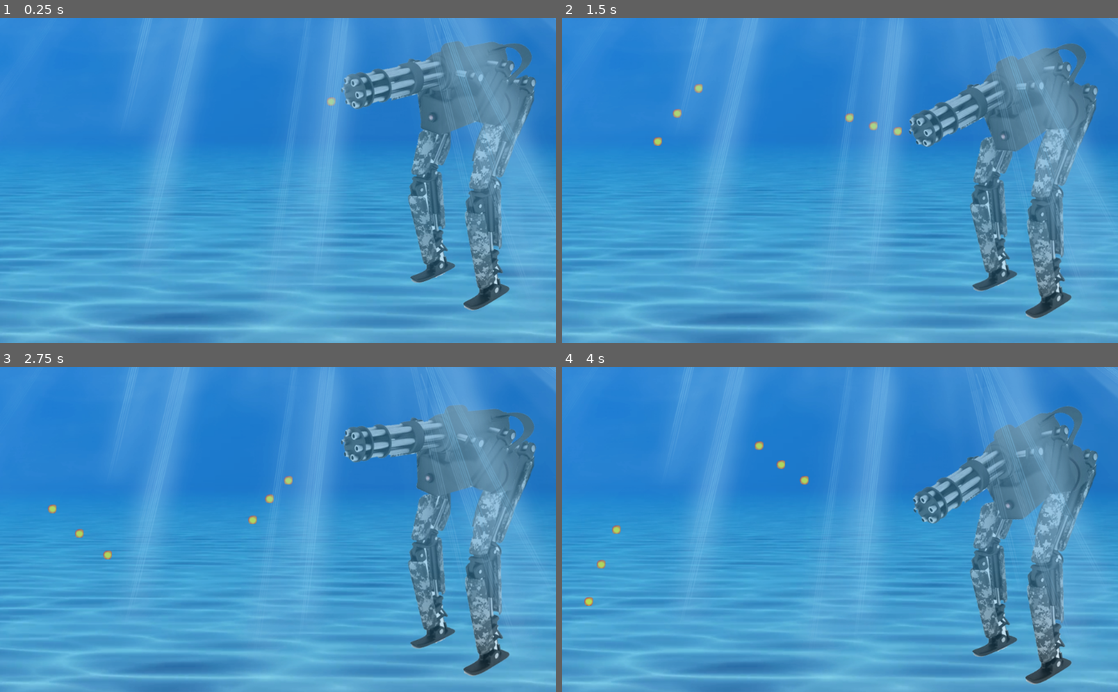
Above: before the commit, frames 1-4 (two rows, left to right).
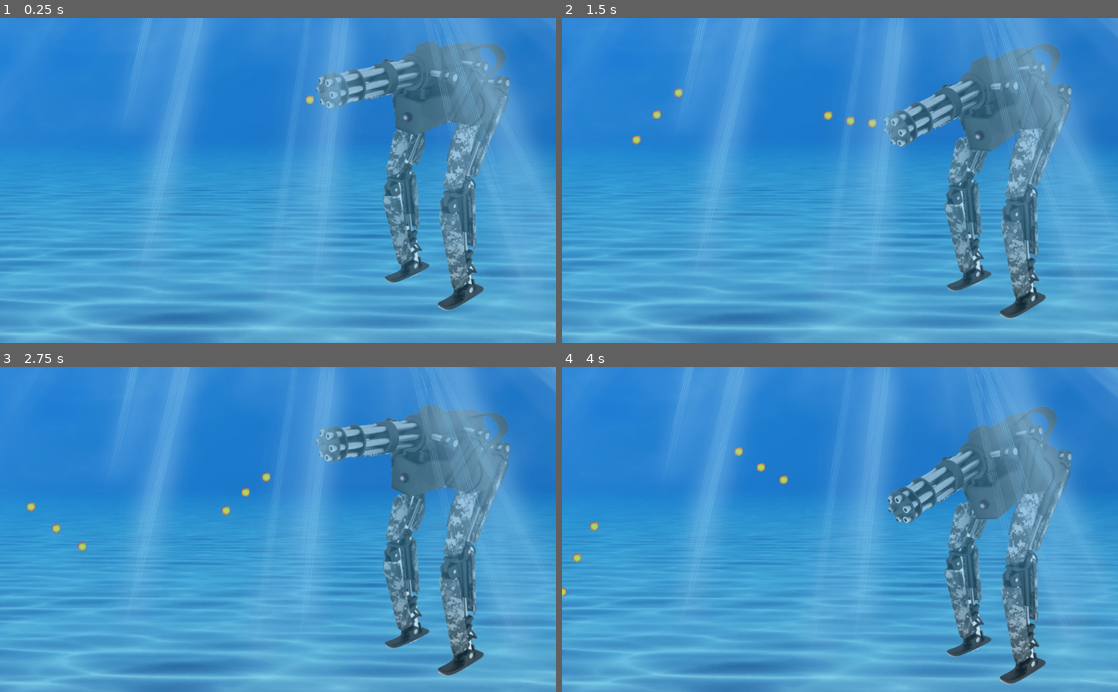
Above: after the commit, the same moments.

Repository: emilioeigler/github_gameoff_2018
Game: Godot game, scene res://scenes/MainMenu.tscn
Two runs of this game, one before a commit and one after it. Both use one fixed random seed, a clock stepped at 60 frames per second and the inputs below.
Inputs:
- Up to frame 1 (0.25 s): no input
- Up to frame 2 (1.5 s): no input
- Up to frame 3 (2.75 s): no input
- Up to frame 4 (4 s): no input

The runs differ from the first frame. In frame 1, 14% of the frame differs, in the area x 54-97%, y 7-90%; in frame 2, 14%; in frame 3, 14%; in frame 4, 14%, in the area x 0-97%, y 11-98%.

Commit message:
bullet spawn position improvement

Diff:
--- a/Position2D.gd
+++ b/Position2D.gd
@@ -36,10 +36,10 @@
 
 		if timer==10 || timer==17 || timer==24:
 			var bala_instance = Bala.instance()
-			vectorPosition = $Sprite2/PositionBullet.global_position - global_position
+			vectorPosition = $Sprite2/PositionBullet.global_position + position - $Sprite2.global_position
 			bala_instance.pos = vectorPosition
-			bala_instance.pos.y -= 190
-			bala_instance.pos.x += 30
+			#bala_instance.pos.y -= $Sprite2.position.y
+			bala_instance.pos.x = $Sprite2.position.x *2.5
 
 			vectorDirection = $Sprite2/PositionBullet.global_position
 			vectorDirection.x = $Sprite2/PositionBullet.global_position.x - global_position.x
--- a/scenes/MainMenu.tscn
+++ b/scenes/MainMenu.tscn
@@ -25,7 +25,7 @@
 texture = ExtResource( 2 )
 
 [node name="Node2D" parent="." instance=ExtResource( 3 )]
-position = Vector2( 847.178, 305.163 )
+position = Vector2( 800, 305.163 )
 
 [node name="blue_light" type="Sprite" parent="."]
 position = Vector2( 781.743, 326.388 )
--- /dev/null
+++ b/scenes/PositionBullet.gd
@@ -0,0 +1,13 @@
+extends Position2D
+
+# Declare member variables here. Examples:
+# var a = 2
+# var b = "text"
+
+# Called when the node enters the scene tree for the first time.
+func _ready():
+	pass # Replace with function body.
+
+# Called every frame. 'delta' is the elapsed time since the previous frame.
+#func _process(delta):
+#	pass
